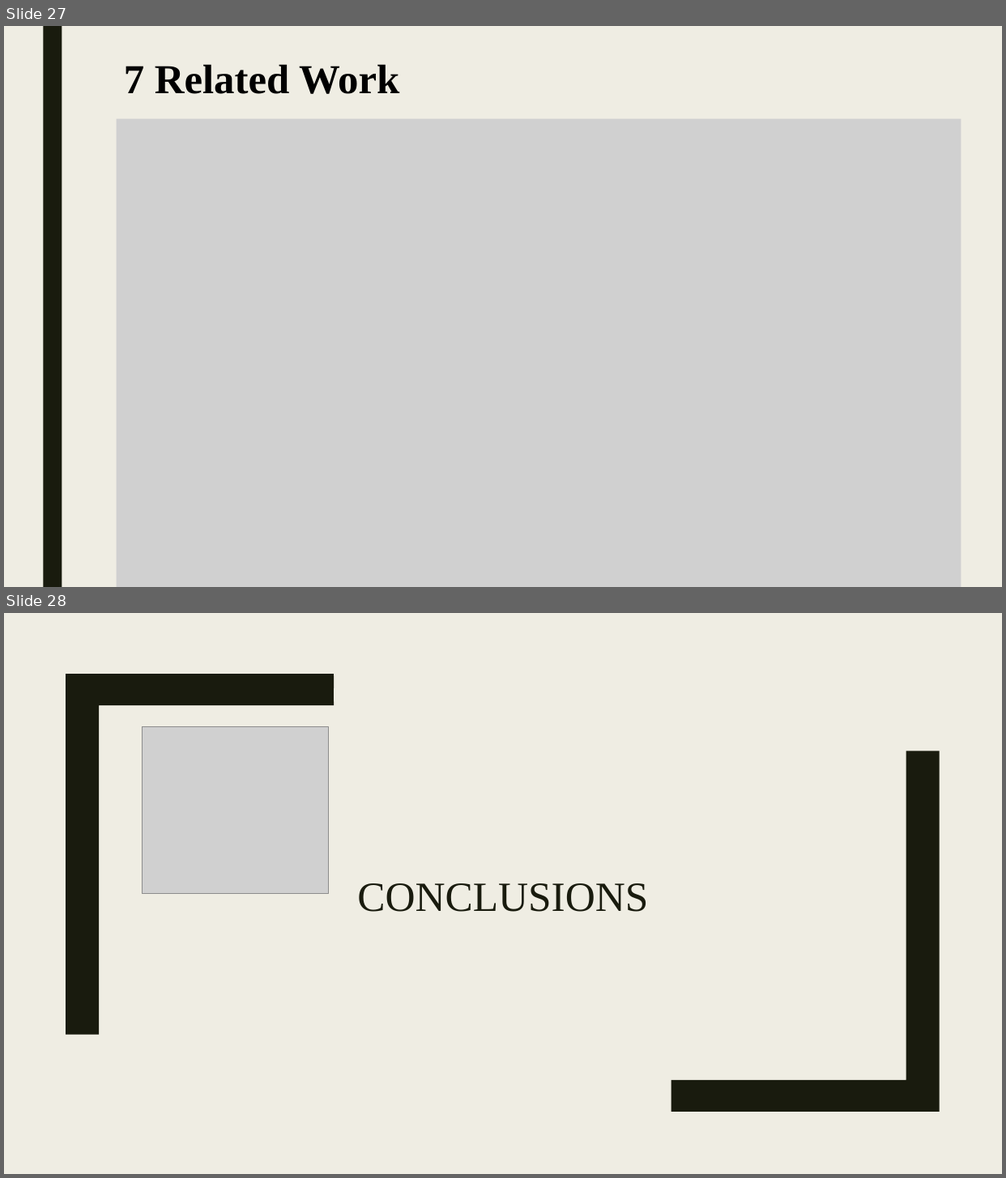
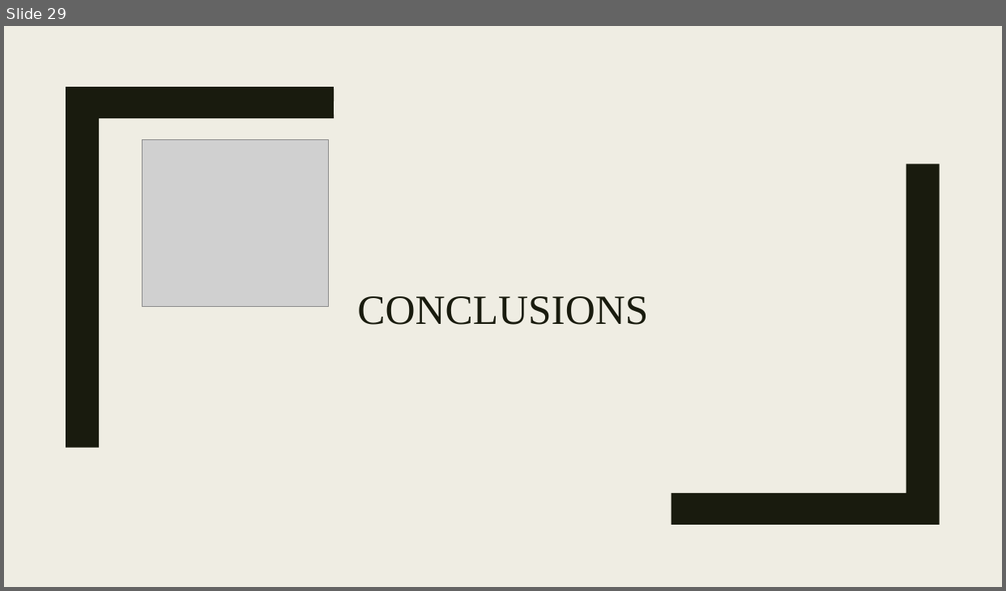
Before and after one commit to shlomi1993/llm-from-scratch, a slide deck: presentation/Lecture Slides.pptx. Shown one above the other, each under a label of ours: slides 27 and 28 before the commit, slide 29 after it. The pictures are 1006x1178 and 1006x591 pixels, drawn with LibreOffice and Linux fonts; fonts in the diff are those of the drawing; grey boxes stand for pictures. Boxes give left, top, right and bottom in pixels: in the first picture for what was removed or moved away, otherwise in the second. Text is boxed around its words. In the diff, an @@ line names an element or a change of style, - is before the commit and + after.

```diff
--- a/presentation/Lecture Slides.pptx
+++ b/presentation/Lecture Slides.pptx
@@ slide 27 removed at bbox=[4, 26, 1002, 587], background #EFEDE3 @@
@@ rectangle removed at bbox=[43, 26, 62, 587] @@
@@ title removed at bbox=[124, 64, 399, 94] @@
-7 Related Work
@@ picture removed at bbox=[117, 119, 961, 587] @@
@@ what was slide 28 is now slide 29 @@
```
Also in this commit, not shown: 4 slides changed, 3 slides added, 1 other slide removed.
